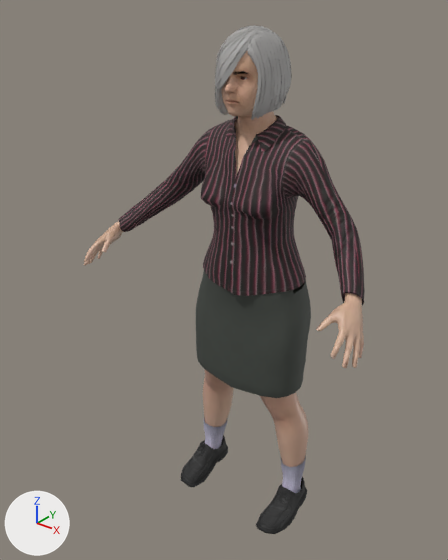
An edit to the glTF model unreleased/bus-game/assets/people/person_3.glb, drawn before and after from the same camera.
Both versions are drawn from a 50 mm camera at (1.013, -1.449, 1.668) aimed at (-0.05, -0.12, 0.844). Lighting does not change. The marker at lower left points along +X, +Y and +Z. The picture after the commit comes second. Vertices at exactly the same position are counted once.

In view in the first picture: 'Human', 'Human.bob02', 'Human.female_elegantsuit01', 'Human.shoes04' and 1 more.
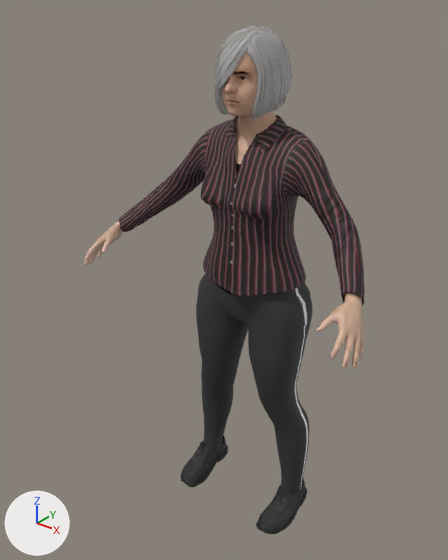
Changed parts and their boxes (x1, y1, x2, y2) in the pictures (448 x 560 px; the box of a moved part takes in the faces that stretch with it):
'Human.female_elegantsuit01', reshaped (33% shorter)
    before: (118, 115, 365, 398)
    after: (118, 115, 365, 305)
'Human.female_sportsuit01', added
    after: (196, 273, 313, 493)
part 1 of me_base, deleted (brown)
    before: (260, 392, 309, 467)
part 2 of me_base, deleted (brown)
    before: (203, 369, 234, 427)
part 3 of me_female_elegantsuit01, deleted
    before: (196, 271, 311, 398)
part 4 of me_shoes04, moved or reshaped
    before: (182, 418, 228, 487)
    after: (182, 436, 228, 487)
part 5 of me_shoes04, moved or reshaped (not visible afterwards)
    before: (279, 455, 306, 493)

Patch to the scene script:
```diff
--- a/unreleased/bus-game/assets/people/person_3.glb.py
+++ b/unreleased/bus-game/assets/people/person_3.glb.py
@@ mat_human_female_sportsuit01 @@
+mat_human_female_sportsuit01 = bpy.data.materials.new('Human.female_sportsuit01')
+# uses the picture img_female_sportsuit01_diffuse
+# uses the picture img_female_sportsuit01_normal
@@ me_base @@
-me_base.from_pydata(...)  # 1981 vertices, 3786 faces; spans x -0.484..0.483, y -0.334..0.039, z 0.168..1.552
+me_base.from_pydata(...)  # 1772 vertices, 3448 faces; spans x -0.484..0.483, y -0.334..0.025, z 0.837..1.553
+# me_base part 1: the loose piece of 189 vertices spanning x 0.029..0.214, y -0.137..0.039, z 0.168..0.658 is deleted
+# me_base part 2: the loose piece of 184 vertices spanning x -0.214..-0.029, y -0.137..0.039, z 0.168..0.658 is deleted
+# other edits to the shape of me_base do not show in these pictures
 me_base.materials.append(mat_human_body)
@@ me_female_elegantsuit01 @@
-me_female_elegantsuit01.from_pydata(...)  # 2117 vertices, 4012 faces; spans x -0.438..0.437, y -0.218..0.095, z 0.489..1.336
+me_female_elegantsuit01.from_pydata(...)  # 1810 vertices, 3464 faces; spans x -0.438..0.437, y -0.218..0.089, z 0.837..1.336
+# me_female_elegantsuit01 part 3: the loose piece of 307 vertices spanning x -0.199..0.199, y -0.156..0.095, z 0.489..0.871 is deleted
 me_female_elegantsuit01.materials.append(mat_human_female_elegantsuit01)
@@ me_shoes04 @@
-me_shoes04.from_pydata(...)  # 415 vertices, 730 faces; spans x -0.229..0.229, y -0.196..0.033, z 0.004..0.214
+me_shoes04.from_pydata(...)  # 387 vertices, 667 faces; spans x -0.229..0.229, y -0.196..0.033, z 0.004..0.108
+# me_shoes04 part 4: 3 vertices moved from x -0.199..-0.151, y -0.055..-0.006, z 0.074..0.083 to x -0.2..-0.152, y -0.051..-0.007, z 0.07..0.098; 60 vertices removed from x -0.219..-0.128, y -0.15..0.03, z 0.004..0.214; 46 vertices added at x -0.219..-0.131, y -0.153..0.027, z 0.004..0.103
+# me_shoes04 part 5: 4 vertices moved from x 0.151..0.202, y -0.047..0.013, z 0.071..0.075 to x 0.152..0.202, y -0.053..0.014, z 0.068..0.092; 47 vertices removed from x 0.128..0.212, y -0.062..0.031, z 0.03..0.214; 30 vertices added at x 0.141..0.207, y -0.069..0.033, z 0.029..0.101
+# other edits to the shape of me_shoes04 do not show in these pictures
 me_shoes04.materials.append(mat_human_shoes04)
@@ ob_human_female_sportsuit01 @@
+ob_human_female_sportsuit01 = bpy.data.objects.new('Human.female_sportsuit01', me_female_sportsuit01)  # 884 vertices, 1704 faces; spans x -0.216..0.217, y -0.151..0.093, z 0.082..0.873
+ob_human_female_sportsuit01.location = (0.0, 0.0, -0.003)
```
